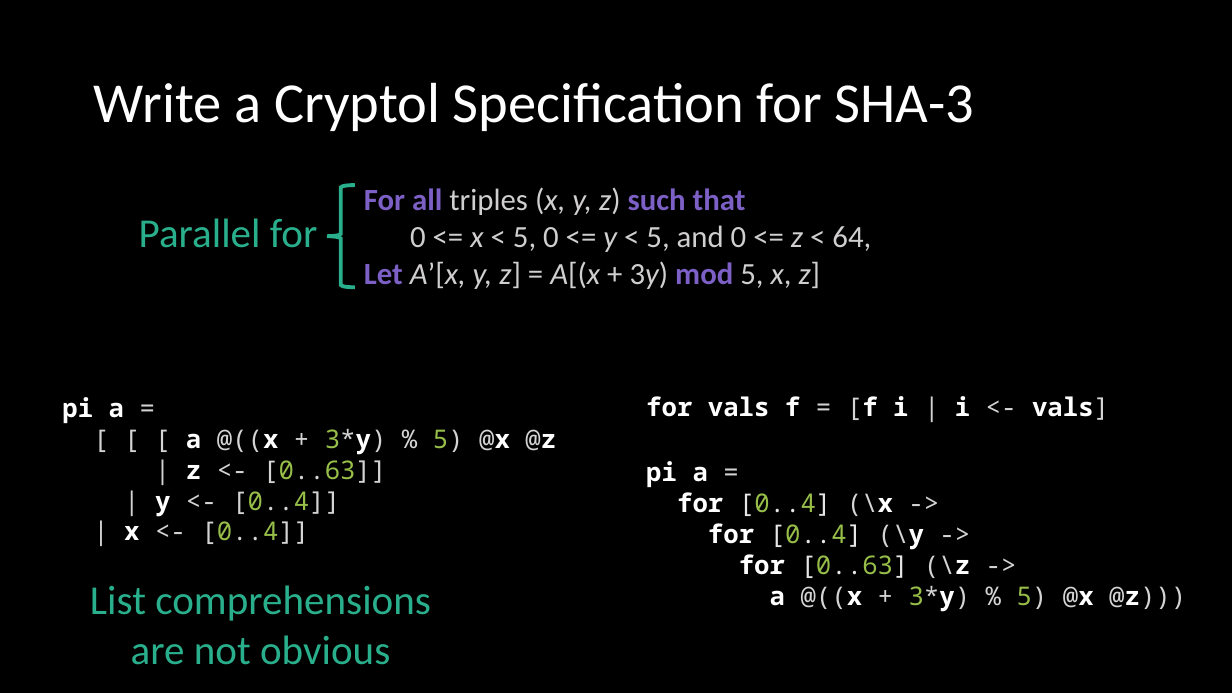
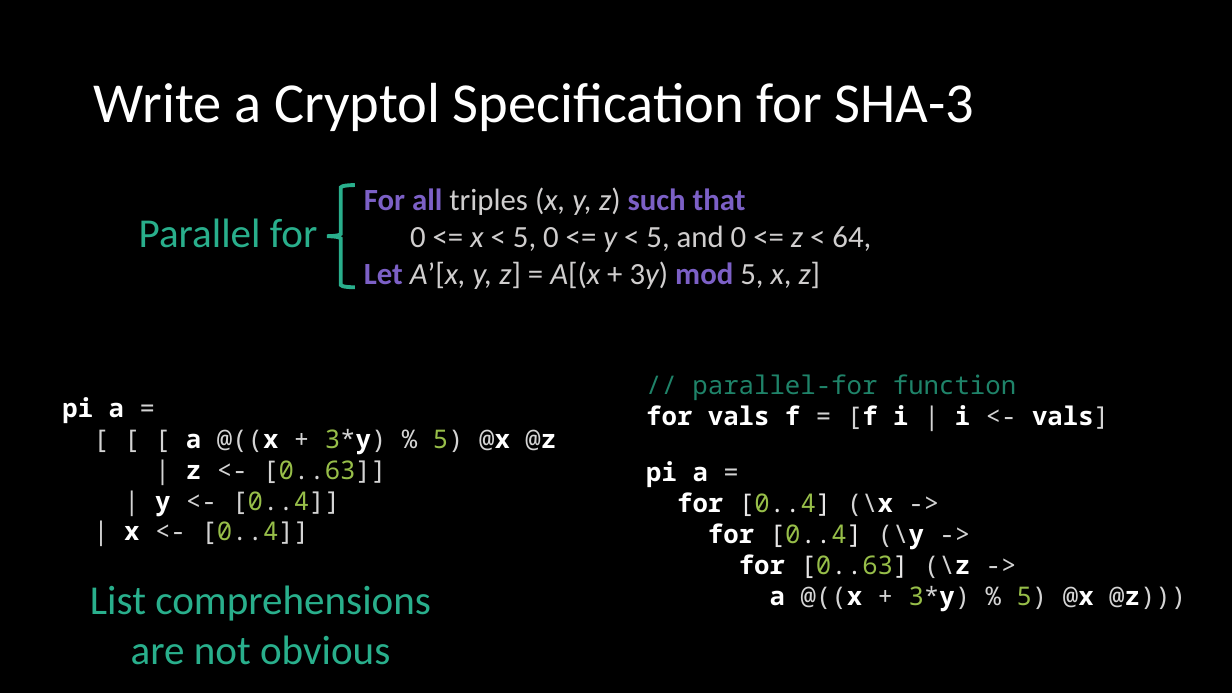
Before and after one commit to ericmercer/sha3-verification, a slide deck: slide 10 of presentation/SPIN2022.pptx. Drawn at 1232x693 pixels with LibreOffice and Linux fonts; fonts in the diff are those of the drawing. Boxes give left, top, right and bottom in pixels: in the first picture for what was removed or moved away, otherwise in the second. Text is boxed around its words. In the diff, an @@ line names an element or a change of style, - is before the commit and + after.

```diff
--- a/presentation/SPIN2022.pptx
+++ b/presentation/SPIN2022.pptx
@@ text "// parallel-for function": place and size @@
-text "// parallel-for function" at (646, 396, 1109, 420)
+text "// parallel-for function" at (646, 374, 1109, 429)
@@ text at (692, 374, 1016, 400): paragraph added @@
+// parallel-for function
```
Also in this commit, not shown: 3 other slides changed, 1 slide added.
